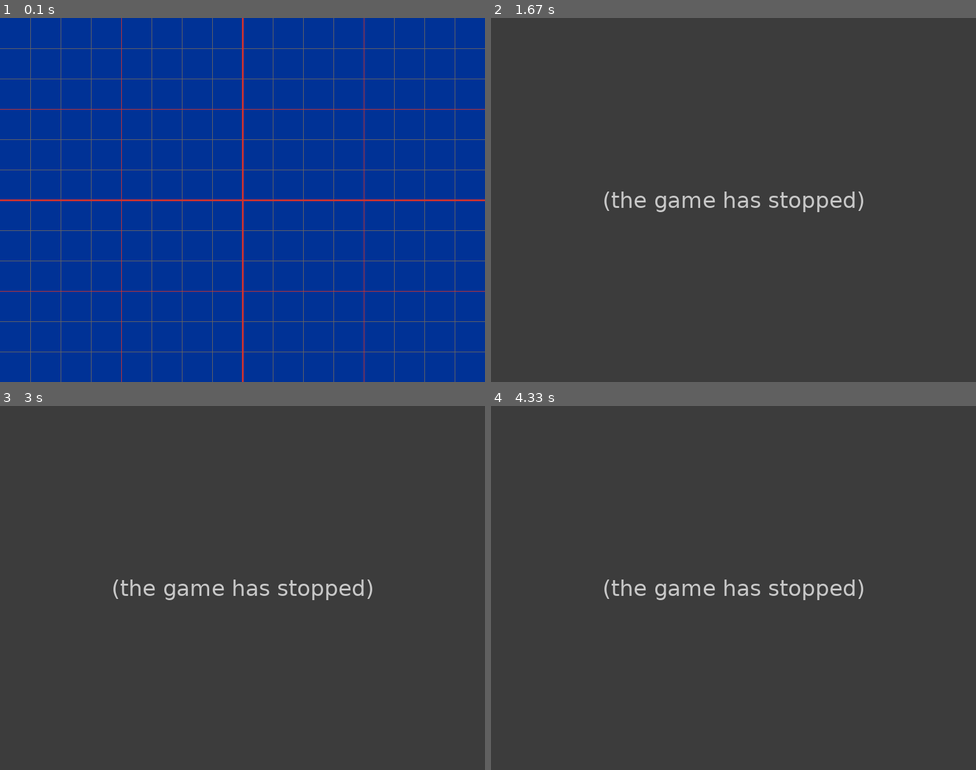
Above: before the commit, frames 1-4 (two rows, left to right).
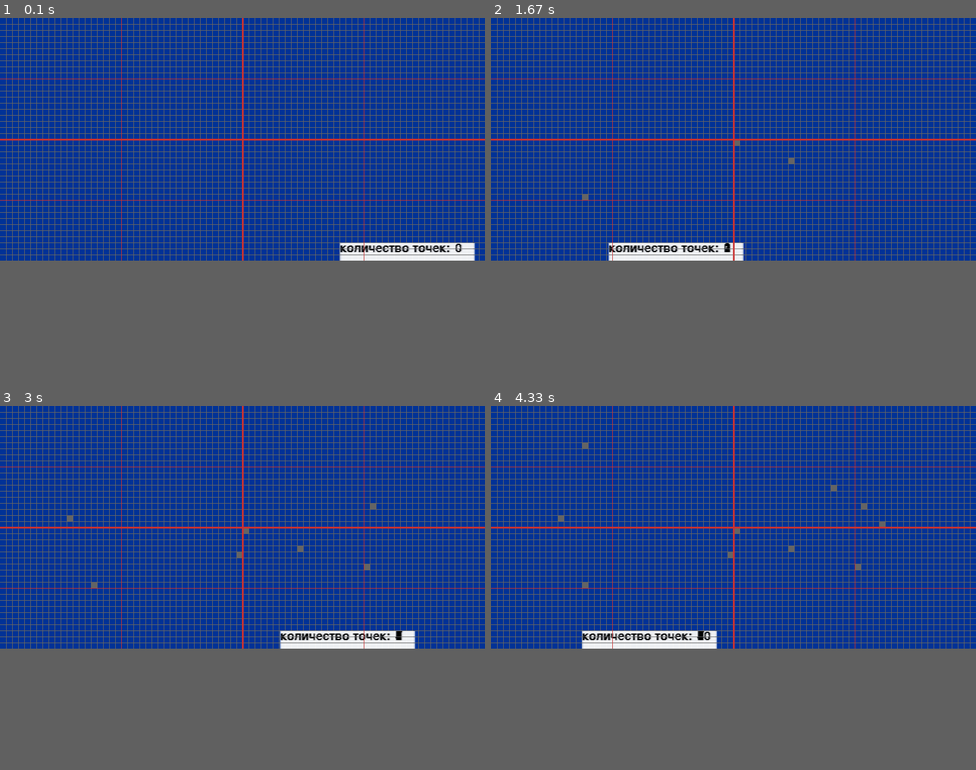
Above: after the commit, the same moments.

Repository: Anisoch/generator
Game: pygame game, started from try.py
Two runs of this game, one before a commit and one after it. Both use one fixed random seed, a clock stepped at 60 frames per second and the inputs below.
Inputs (mouse positions are in pixels of both pictures, inside the frame that each line leads up to):
- Up to frame 1 (0.1 s): no input
- Up to frame 2 (1.67 s): click (733, 138) at 0.38 s; tap Keypad Enter at 0.67 s; click (583, 196) at 1.05 s; click (791, 159) at 1.38 s
- Up to frame 3 (3 s): click (67, 522) at 1.72 s; click (242, 558) at 2.05 s; click (368, 566) at 2.38 s; click (368, 507) at 2.72 s
- Up to frame 4 (4.33 s): click (883, 522) at 3.05 s; click (835, 486) at 3.38 s; click (588, 446) at 3.72 s
In our replay, the window is 800x600 before the commit and 800x400 after it. These sizes can differ from the game's own. Grey fills any space a smaller window leaves; there, only what the larger window draws over its background counts as a difference.

The runs differ from the first frame. In frame 1, 14% of the frame differs, in the area x 0-100%, y 0-100%; in frame 2, 67%; in frame 3, 67%, in the area x 0-100%, y 0-67%; in frame 4, 67%.
Error before the commit: NameError: name 'pyg' is not defined (try.py line 64); the game stopped at 0.67 s (later frames are placeholders)

Commit message:
creates a list of coordinates, deletes dots with a right click

Diff:
--- a/generator.py
+++ b/generator.py
@@ -11,11 +11,11 @@
 # разрешение экрана
 # screen resolution
 res_x = 800
-res_y = 600
+res_y = 400
 
 # размер квадрата
 # square side
-side = 50
+side = 10
 
 # основные цвета
 # basic colurs
--- a/try.py
+++ b/try.py
@@ -4,17 +4,48 @@
 from generator import horizontal_lines
 import pygame as pg
 
+
+# финальный список координат точек
+# final list of dots coordinates
+dot_sample = []
+dot_number = len(dot_sample)
+
 # устанавливаем ширину и высоту окна
 # setting a width and height of the window
 res_x = ai['res_x']
 res_y = ai['res_y']
 
+# устанавливаем сторону квадрата
+side = ai['square_side']
+
 # основные цвета
 # basic colours
+WHITE = (255,255,255)
 BLACK = (0,0,0)
-WHITE = (100,100,100)
+GREY = (100,100,100)
 BLUE = (0,50,150)
 RED = (200,50,50)
+
+# создаем поверхность для счетчика точек
+# creating a surface for dot counter
+surf_w = 220 #ширина
+surf_h = 30 #высота
+surf = pg.Surface((surf_w,surf_h)) #сама поверхность
+surf.fill(WHITE) #цвет
+surf.set_alpha(20) #полупрозрачность 0-255
+
+# создаем текст количества точек
+#creating a text about dot amount
+pg.font.init()
+text = 'количество точек: '
+f1 = pg.font.SysFont(None,30)
+amount = f1.render(text,False,BLACK)
+amount.set_alpha(255)
+
+
+
+
+
 # устанавливаем ФПС
 # setting FPS
 FPS = 60
@@ -26,21 +57,27 @@
 pg.display.set_caption("name")
 clock = pg.time.Clock()
 
-side = ai['square_side']
+
+a = res_x - surf_w
+b = res_y - surf_h
 
 running = True
 while running:
 	screen.fill(BLACK)
 
+# отрисовка квадратов
 	for i in dsc:
 		pg.draw.rect(
 					 screen,
 					 dsc[i][0],
 					 dsc[i][1])
+
+# отрисовка линий между квадратами
 	for i in vertical_lines:
-		pg.draw.line(screen,WHITE,i[0],i[1])
+		pg.draw.line(screen,GREY,i[0],i[1])
 	for b in horizontal_lines:
-		pg.draw.line(screen,WHITE,b[0],b[1])
+		pg.draw.line(screen,GREY,b[0],b[1])
+
 # отрисовка линий для позиционирования
 # линии по центру
 		pg.draw.line(screen,RED,((res_x/2),0),(res_x/2,res_y),3)
@@ -51,6 +88,19 @@
 # горизонтальные линии по четвертям
 		pg.draw.line(screen,RED,(0,(res_y/4)), ((res_x),(res_y/4)),1)
 		pg.draw.line(screen,RED,(0,(res_y/4 * 3)), ((res_x),(res_y/4 * 3)),1)
+
+# отрисовываем панель со счетчиком точек
+		if a > 0:
+			a -= 0.1
+			screen.blit(surf, (a,res_y - surf_h))
+		else:
+			a = res_x - surf_w
+
+		surf.blit(amount,(0,0))
+		dot_number = len(dot_sample)
+		N = f1.render(str(dot_number),False,BLACK)
+		surf.blit(N,(190,0))
+
 # проверяем события
 # checking for events
 	for event in pg.event.get():
@@ -61,8 +111,9 @@
 
 # проверяем события клавиатуры
 		if event.type == pg.KEYDOWN:
-			if event.key == pyg.K_KP_ENTER:
+			if event.key == pg.K_KP_ENTER:
 				print('ok')
+
 # проверяем события мыши
 		if event.type == pg.MOUSEBUTTONDOWN:
 			if event.button == 1:
@@ -71,7 +122,12 @@
 					if (event.pos[0] in range(dsc[i][1][0],(dsc[i][1][0] + side)) and
 						event.pos[1] in range(dsc[i][1][1],(dsc[i][1][1] + side))):
 						print(dsc[i])
-						dsc[i][0] = WHITE
+						dot_plus = ((dsc[i][1][0],
+									 dsc[i][1][1]))
+						if dot_plus not in dot_sample:
+							dot_sample.append(dot_plus)
+						print(dot_sample)
+						dsc[i][0] = GREY
 
 
 			if event.button == 3:
@@ -81,9 +137,14 @@
 						event.pos[1] in range(dsc[i][1][1],(dsc[i][1][1] + side))):
 						print(dsc[i])
 						dsc[i][0] = BLUE
+						dot_minus = ((dsc[i][1][0],
+									 dsc[i][1][1]))
+						if dot_minus in dot_sample:
+							dot_sample.remove(dot_minus)
+						print(dot_sample)
+
 
 	clock.tick(FPS)
 	pg.display.flip()
 
-
 pg.quit()
Empty file removed: git_tryings.txt
